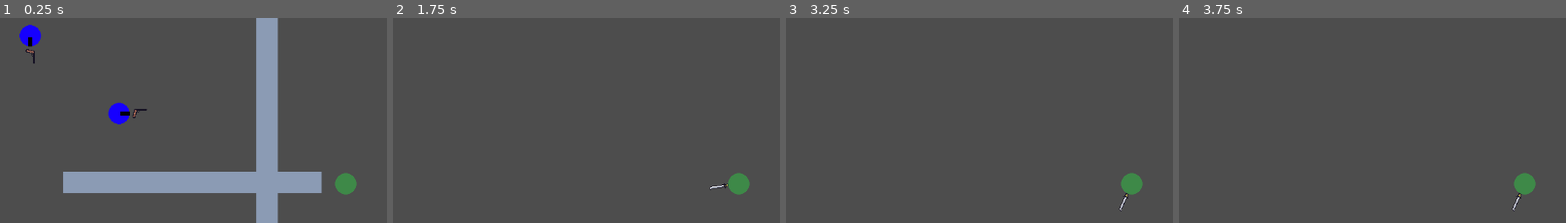
Above: before the commit, frames 1-4 (left to right).
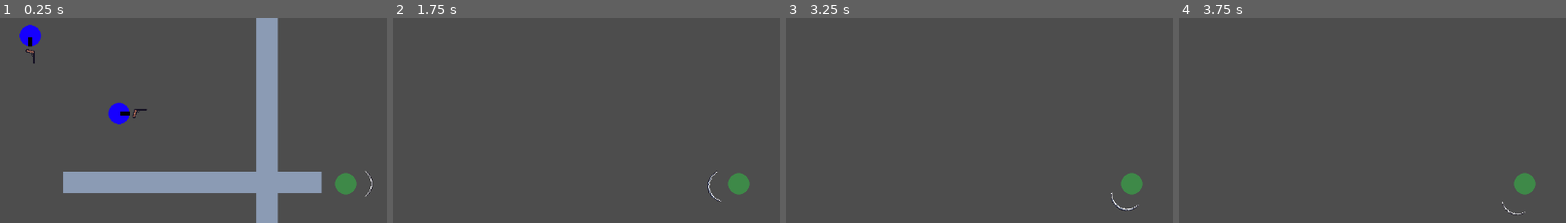
Above: after the commit, the same moments.

Repository: whocares-abt/fast-pace
Game: Godot game, scene res://Scenes/debug_map.tscn
The game is run twice, just before and just after one commit, with the same random seed, the same clock (stepped at 60 frames per second) and the same inputs.
Inputs (mouse positions are % of the whole screen's width and height, from its top left):
- Up to frame 1 (0.25 s): no input
- Up to frame 2 (1.75 s): tap Enter at 0.5 s; move the mouse to (72, 48) at 0.52 s; press the mouse at (72, 48) at 0.53 s; hold D (move_right) 0.53-1.28 s; move the mouse to (30, 58) at 1.27 s; release the mouse at (30, 58) at 1.28 s; hold S (move_down) from 1.28 s (still down); right-click (30, 58) at 1.35 s; click (30, 58) at 1.55 s
- Up to frame 3 (3.25 s): move the mouse to (60, 30) at 2.02 s; release S (move_down) at 2.03 s; press the mouse at (60, 30) at 2.03 s; hold D (move_right) 2.03-2.78 s; tap Space at 2.75 s; move the mouse to (45, 74) at 2.77 s; release the mouse at (45, 74) at 2.78 s; hold W (move_up) from 2.78 s (still down); tap Shift (bullet_time) at 2.85 s; click (45, 74) at 3.05 s
- Up to frame 4 (3.75 s): tap Enter at 3.5 s; move the mouse to (80, 69) at 3.52 s; release W (move_up) at 3.53 s; press the mouse at (80, 69) at 3.53 s; hold A (move_left) from 3.53 s (still down)
The pictures show only the part of the screen within x 5-55%, y 12-62%; the shares and areas given below are measured in that part.

The runs differ from the first frame. In frame 1, less than 0.1% of the frame differs, in the area x 94-97%, y 74-88%; in frame 2, 0.1%, in the area x 81-87%, y 74-90%; in frame 3, 0.1%; in frame 4, 0.1%.

Commit message:
Added attack animation and shrunk player hitbox
Shrunk player hitbox since enemies have aimbot anyways and it was making bullet collide with player even when it should have been deflected

Diff:
--- a/Resources/Combat/pistol.tres
+++ b/Resources/Combat/pistol.tres
@@ -6,7 +6,7 @@
 script = ExtResource("1_4syai")
 ranged = true
 weapon_name = "pistol"
-firing_rate = 1.0
+firing_rate = 0.5
 attack_hold = 0.1
 projectile_speed = 1000.0
 metadata/_custom_type_script = "uid://dqsfxyh6jojdx"
--- a/Resources/Spriteframes/katana.tres
+++ b/Resources/Spriteframes/katana.tres
@@ -1,24 +1,56 @@
-[gd_resource type="SpriteFrames" load_steps=3 format=3 uid="uid://b7gqg47jgrs8k"]
+[gd_resource type="SpriteFrames" load_steps=8 format=3 uid="uid://b7gqg47jgrs8k"]
 
-[ext_resource type="Texture2D" uid="uid://dsi6peaxa3a52" path="res://Assets/Art/Textures/Combat/katana.png" id="1_uxv4s"]
+[ext_resource type="Texture2D" uid="uid://b83dtq5qiarie" path="res://Assets/Art/Textures/Combat/attack_anim.png" id="2_j1emh"]
 
-[sub_resource type="AtlasTexture" id="AtlasTexture_0vga2"]
-atlas = ExtResource("1_uxv4s")
-region = Rect2(0, 0, 32, 32)
+[sub_resource type="AtlasTexture" id="AtlasTexture_88qqp"]
+atlas = ExtResource("2_j1emh")
+region = Rect2(64, 0, 64, 96)
+
+[sub_resource type="AtlasTexture" id="AtlasTexture_j1emh"]
+atlas = ExtResource("2_j1emh")
+region = Rect2(128, 0, 64, 96)
+
+[sub_resource type="AtlasTexture" id="AtlasTexture_8ed6y"]
+atlas = ExtResource("2_j1emh")
+region = Rect2(192, 0, 64, 96)
+
+[sub_resource type="AtlasTexture" id="AtlasTexture_504ub"]
+atlas = ExtResource("2_j1emh")
+region = Rect2(256, 0, 64, 96)
+
+[sub_resource type="AtlasTexture" id="AtlasTexture_2hlpt"]
+atlas = ExtResource("2_j1emh")
+region = Rect2(320, 0, 64, 96)
+
+[sub_resource type="AtlasTexture" id="AtlasTexture_2jvek"]
+atlas = ExtResource("2_j1emh")
+region = Rect2(0, 0, 64, 96)
 
 [resource]
 animations = [{
 "frames": [{
 "duration": 1.0,
-"texture": SubResource("AtlasTexture_0vga2")
+"texture": SubResource("AtlasTexture_88qqp")
+}, {
+"duration": 1.0,
+"texture": SubResource("AtlasTexture_j1emh")
+}, {
+"duration": 1.0,
+"texture": SubResource("AtlasTexture_8ed6y")
+}, {
+"duration": 1.0,
+"texture": SubResource("AtlasTexture_504ub")
+}, {
+"duration": 1.0,
+"texture": SubResource("AtlasTexture_2hlpt")
 }],
 "loop": true,
 "name": &"attack",
-"speed": 5.0
+"speed": 20.0
 }, {
 "frames": [{
 "duration": 1.0,
-"texture": null
+"texture": SubResource("AtlasTexture_2jvek")
 }],
 "loop": true,
 "name": &"idle",
--- a/Scenes/Characters/player_character.tscn
+++ b/Scenes/Characters/player_character.tscn
@@ -39,7 +39,7 @@
 radius = 14.0
 
 [sub_resource type="CircleShape2D" id="CircleShape2D_3pywu"]
-radius = 14.0
+radius = 5.0
 
 [node name="PlayerCharacter" type="CharacterBody2D"]
 script = ExtResource("1_l560e")
--- a/Scenes/Combat/Weapon/weapon.tscn
+++ b/Scenes/Combat/Weapon/weapon.tscn
@@ -1,7 +1,7 @@
 [gd_scene load_steps=8 format=3 uid="uid://nbsjmjd7do3s"]
 
 [ext_resource type="Script" uid="uid://dffme2003u822" path="res://Scripts/Combat/Weapon/weapon.gd" id="1_krqjp"]
-[ext_resource type="SpriteFrames" uid="uid://8kbpv5bys0d" path="res://Resources/Spriteframes/pistol.tres" id="2_6f3fa"]
+[ext_resource type="SpriteFrames" uid="uid://b7gqg47jgrs8k" path="res://Resources/Spriteframes/katana.tres" id="2_7nkvt"]
 [ext_resource type="PackedScene" uid="uid://c6yca5h55hus" path="res://Scenes/Combat/hurtbox.tscn" id="2_k4liq"]
 [ext_resource type="PackedScene" uid="uid://jtjvgtyiaplq" path="res://Scenes/Combat/hitbox.tscn" id="4_io3wf"]
 
@@ -19,8 +19,8 @@
 
 [node name="AnimatedSprite2D" type="AnimatedSprite2D" parent="WeaponPivot"]
 position = Vector2(30, 0)
-sprite_frames = ExtResource("2_6f3fa")
-animation = &"idle"
+sprite_frames = ExtResource("2_7nkvt")
+animation = &"attack"
 
 [node name="AttackHurtbox" parent="WeaponPivot" instance=ExtResource("2_k4liq")]
 position = Vector2(30, 0)
Binary file changed: Assets/Art/Textures/Combat/attack_anim.aseprite
Binary file added: Assets/Art/Textures/Combat/attack_anim.png
Not shown, added: Assets/Art/Textures/Combat/attack_anim.png.import
Not shown, removed: Assets/Art/SpriteSheets/.DS_Store
